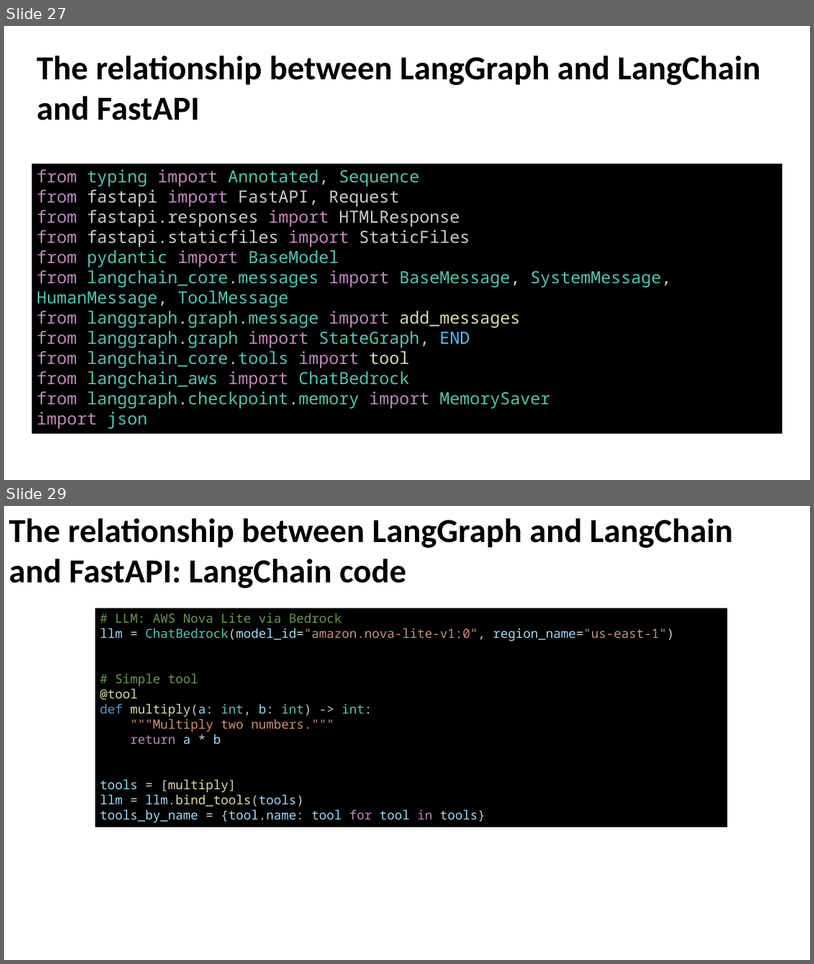
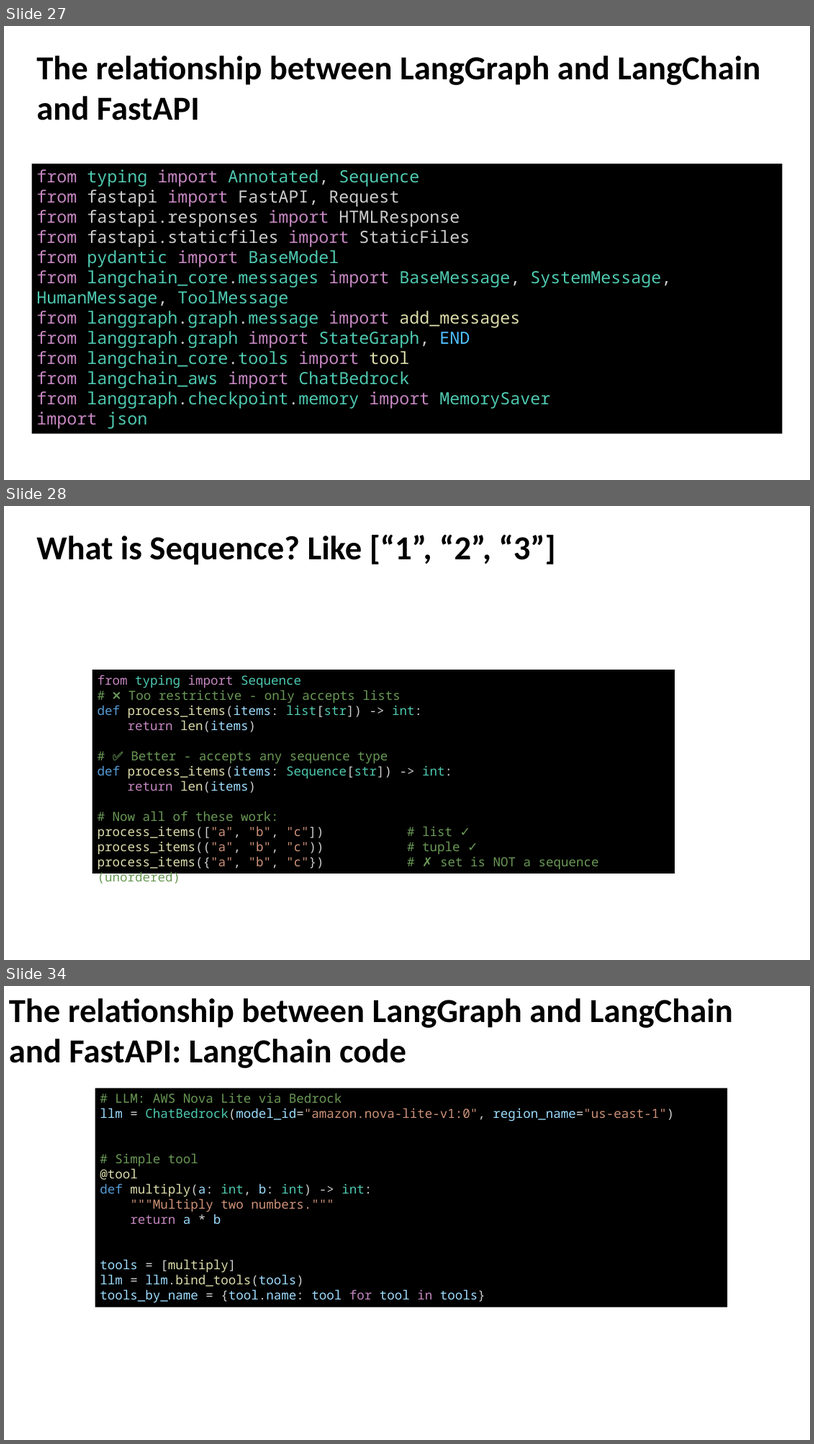
Before and after one commit to enoch-sit/proj01_chatbot_edu, a slide deck: week08/AI Agent Design III LangSmith-and-Evaluation-Frameworks.pptx. Shown one above the other, each under a label of ours: slides 27 and 29 before the commit, slides 27, 28 and 34 after it; the slides between them are not shown. The pictures are 814x964 and 814x1444 pixels, drawn with LibreOffice and Linux fonts; fonts in the diff are those of the drawing. Boxes give left, top, right and bottom in pixels: in the first picture for what was removed or moved away, otherwise in the second. Text is boxed around its words. In the diff, an @@ line names an element or a change of style, - is before the commit and + after.

```diff
--- a/week08/AI Agent Design III LangSmith-and-Evaluation-Frameworks.pptx
+++ b/week08/AI Agent Design III LangSmith-and-Evaluation-Frameworks.pptx
@@ slide 28 added at <box>4,506,810,960</box>, background #000000; not listed: 1 template element that a slide beside it also shows @@
@@ text added at <box>36,534,556,565</box>, 48 pt, text #000000, bold @@
+What is Sequence? Like [“1”, “2”, “3”]
@@ rectangle added at <box>92,670,675,873</box>, fill #000000, 18 pt, text #6A9955 @@
+from typing import Sequence
+# ❌ Too restrictive - only accepts lists
+def process_items(items: list[str]) -> int:
+return len(items)
+# ✅ Better - accepts any sequence type
+def process_items(items: Sequence[str]) -> int:
+return len(items)
+# Now all of these work:
+process_items(["a", "b", "c"]) # list ✓
+process_items(("a", "b", "c")) # tuple ✓
+process_items({"a", "b", "c"}) # ✗ set is NOT a sequence (unordered)
@@ what was slide 29 is now slide 34 @@
```
Also in this commit, not shown: 3 slides changed, 9 other slides added, 1 slide removed, 3 other files.
